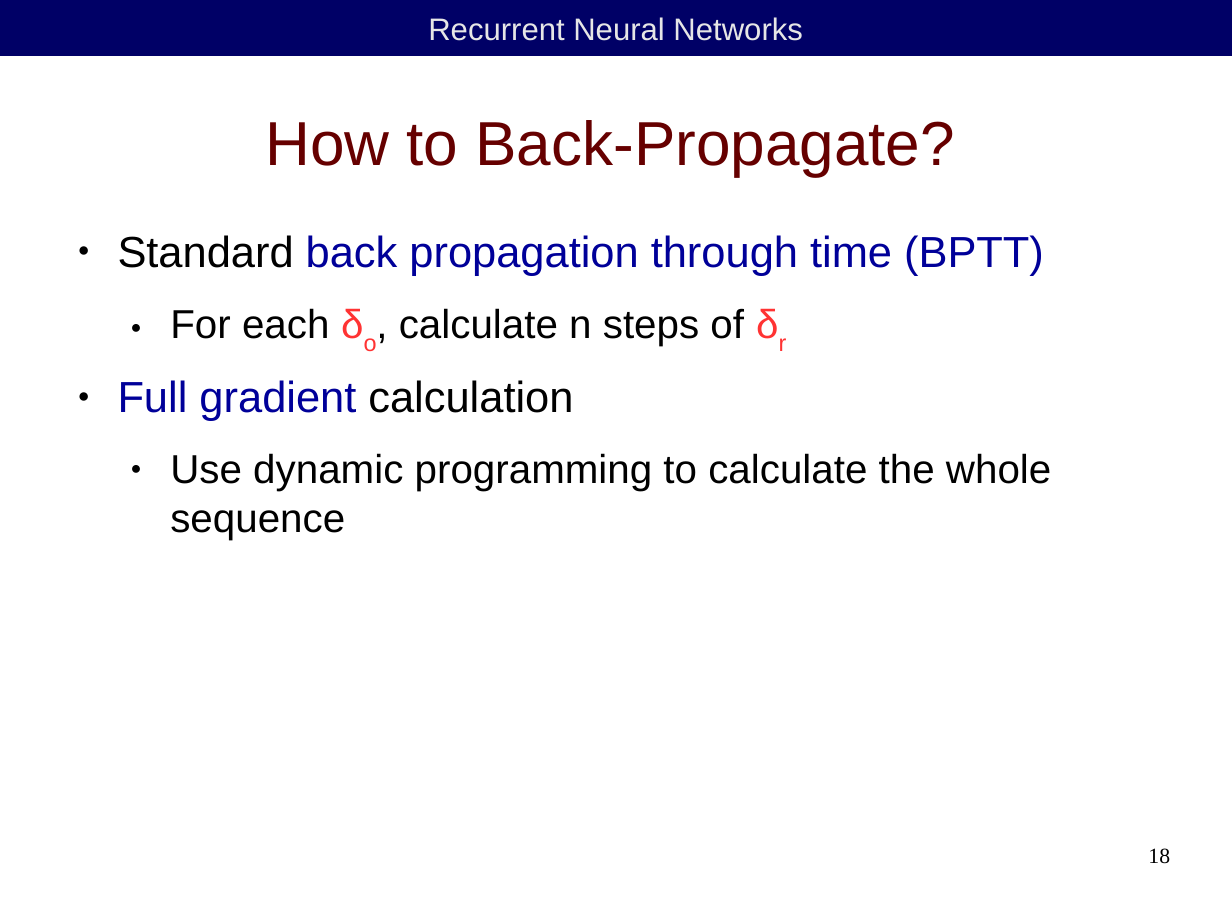
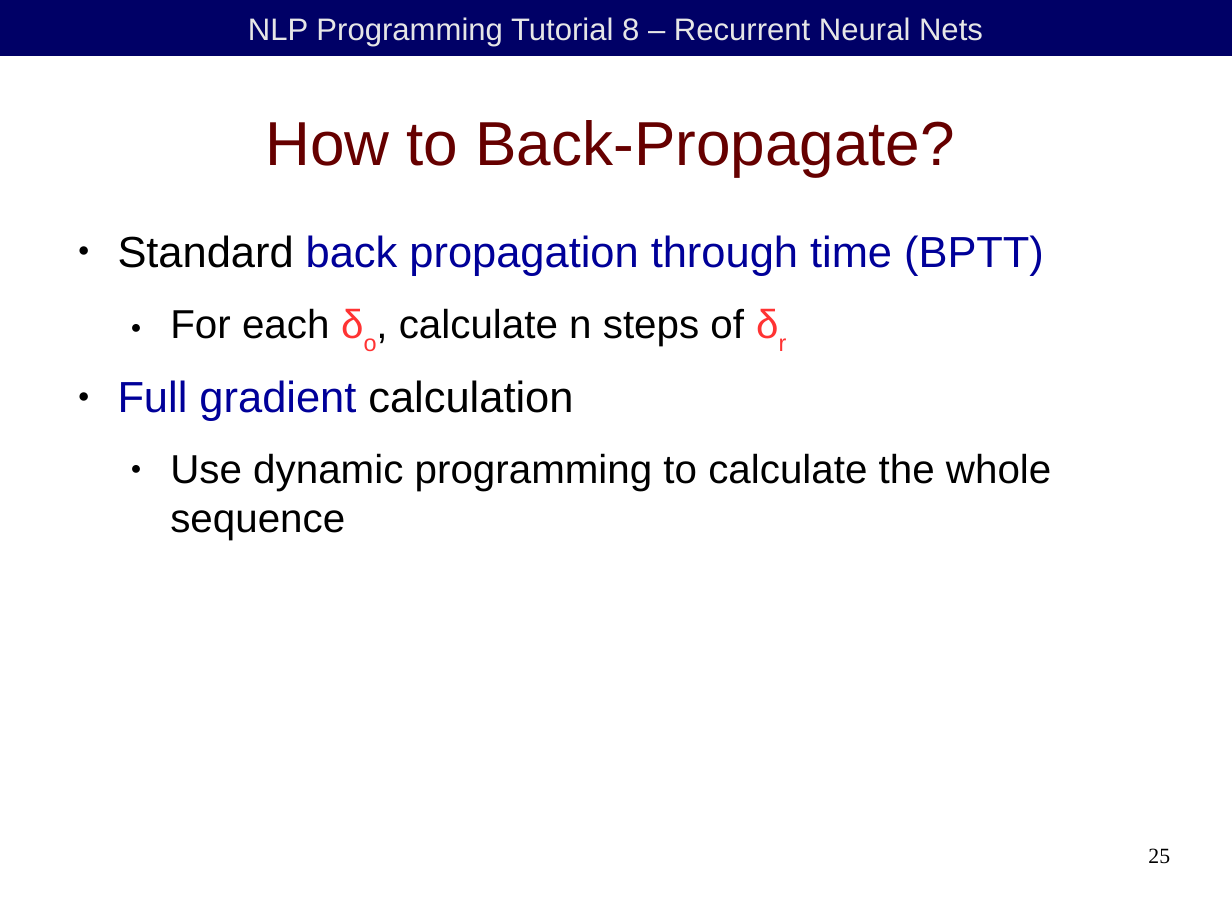
Before and after one commit to duffrind/nlppractice, a slide deck: slide 25 of download/08-rnn/nlp-programming-en-08-rnn.odp (slide 18 before the commit). Drawn at 1232x924 pixels with LibreOffice and Linux fonts; fonts in the diff are those of the drawing; background and template pictures are left out. Boxes give left, top, right and bottom in pixels: in the first picture for what was removed or moved away, otherwise in the second. Text is boxed around its words. In the diff, an @@ line names an element or a change of style, - is before the commit and + after.

```diff
--- a/download/08-rnn/nlp-programming-en-08-rnn.odp
+++ b/download/08-rnn/nlp-programming-en-08-rnn.odp
@@ text in rectangle at [248, 17, 983, 46]: text changed @@
-Recurrent Neural Networks
+NLP Programming Tutorial 8 – Recurrent Neural Nets
@@ page number at [1148, 848, 1170, 864]: text changed @@
-18
+25
```
Also in this commit, not shown: 16 other slides changed, 17 slides added, 7 slides removed, 2 other files.
